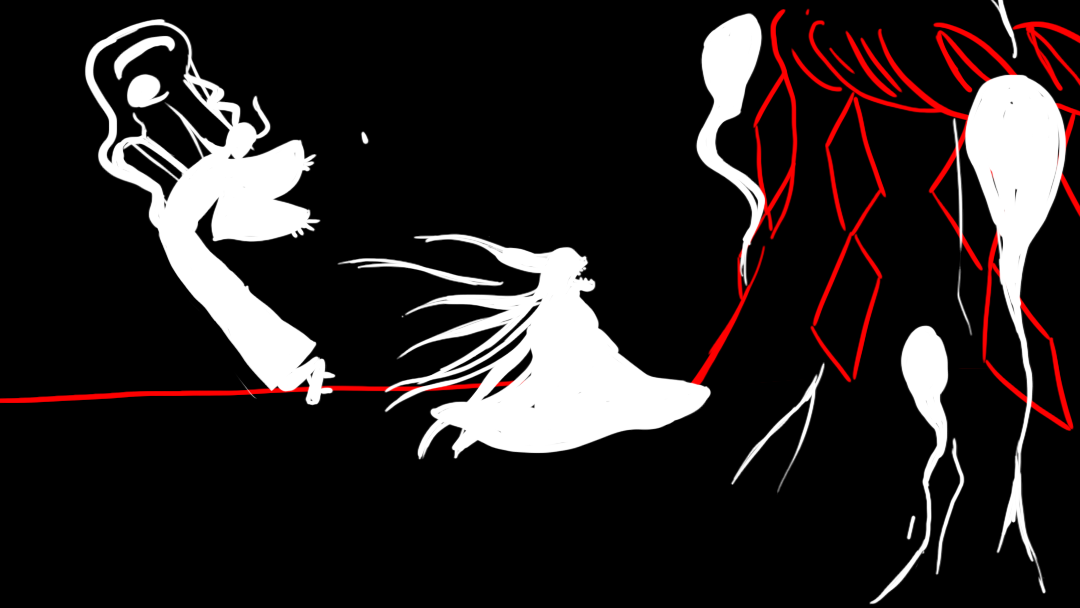
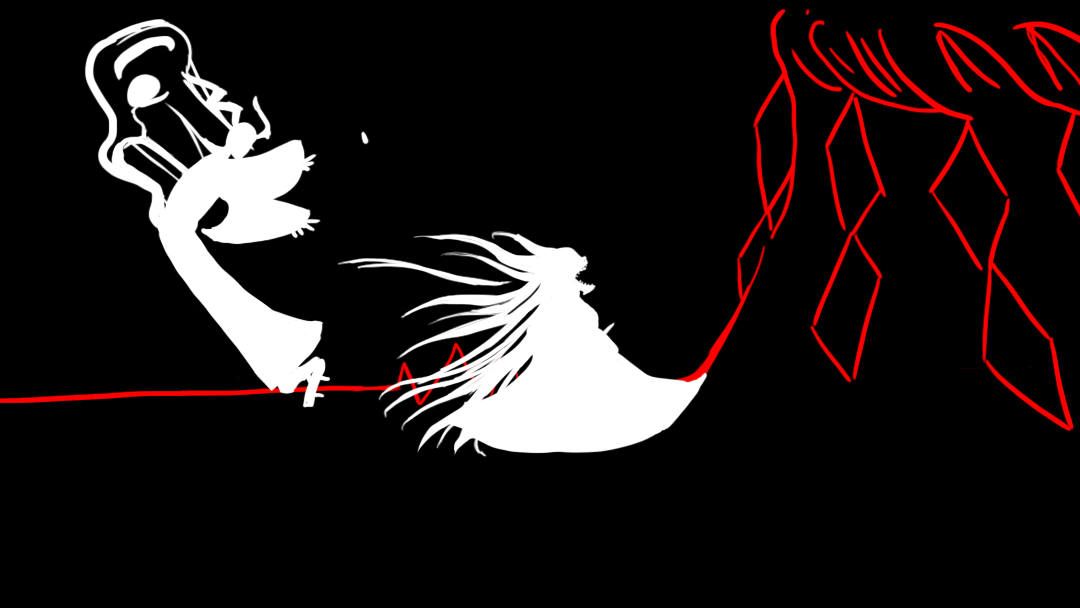
Layered file, before and after one edit (1080 × 608). Changes by layer:
hid "Ghosts", painted on it over (695, 0, 1068, 605)
painted on "Layer 8" over (378, 231, 712, 460)
painted on "Pony tail" over (180, 70, 244, 124)
painted on "Head" (2nd of 2, in "Youki" › "Youki" › "Upper body" › "Head") over (255, 126, 272, 141)
painted on "Arms" over (195, 152, 310, 245)
painted on "Layer 7" over (162, 232, 336, 408)
painted on "Exterior" over (114, 19, 171, 172)
painted on "Layer 6" over (353, 342, 714, 412)
